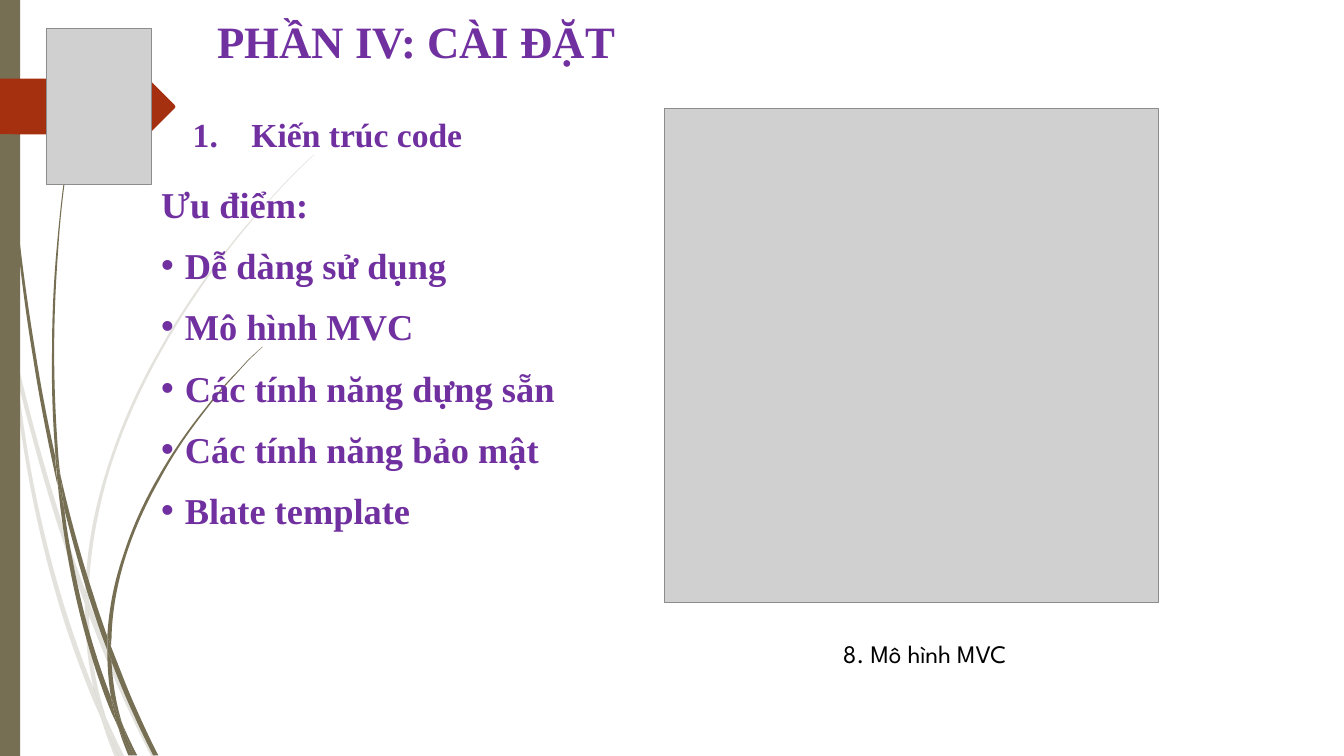
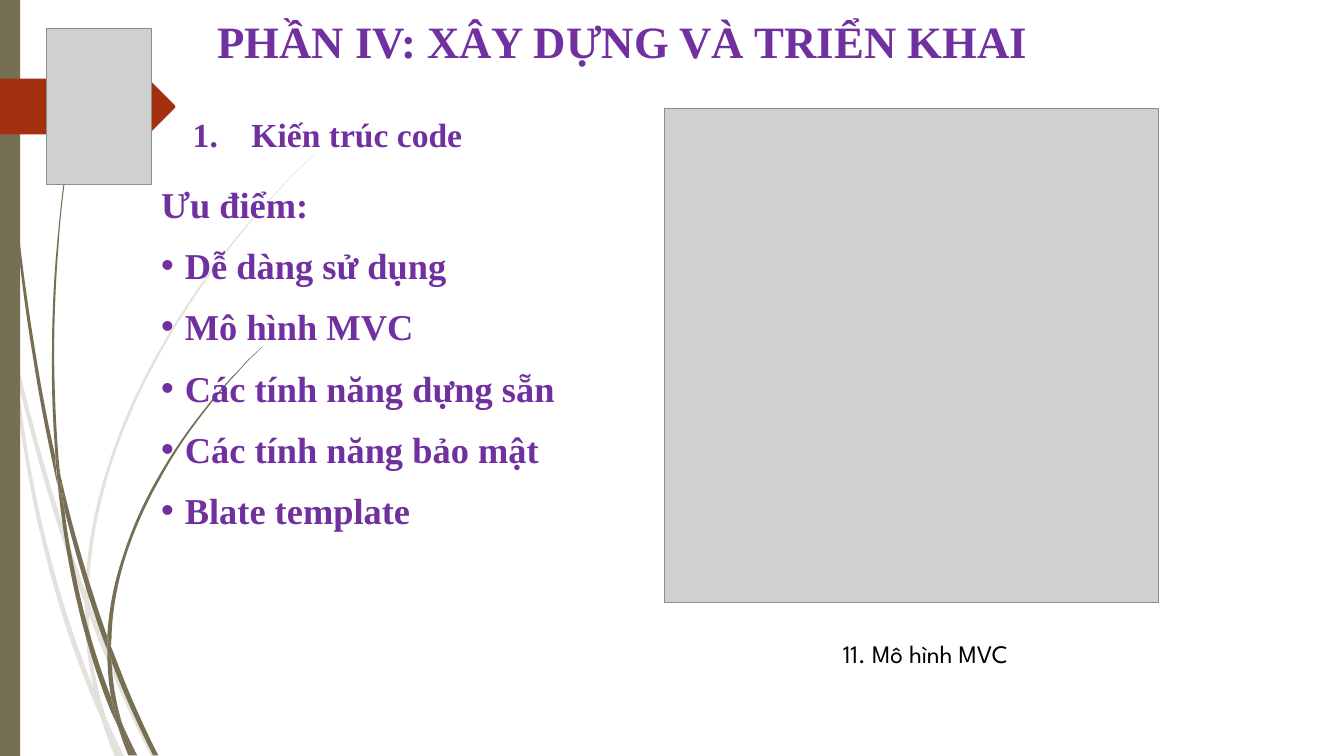
Before and after one commit to thanhgonzalo/datn, a slide deck: slide 12 of Slide.ppt (slide 10 before the commit). Drawn at 1344x756 pixels with LibreOffice and Linux fonts; fonts in the diff are those of the drawing; grey boxes stand for pictures; background and template pictures are left out. Boxes give left, top, right and bottom in pixels: in the first picture for what was removed or moved away, otherwise in the second. Text is boxed around its words. In the diff, an @@ line names an element or a change of style, - is before the commit and + after.

```diff
--- a/Slide.ppt
+++ b/Slide.ppt
@@ text at <box>217,23,1028,67</box>: text changed @@
-PHẦN IV: CÀI ĐẶT
+PHẦN IV: XÂY DỰNG VÀ TRIỂN KHAI
@@ text at <box>843,645,1008,664</box>: text changed @@
-8. Mô hình MVC
+11. Mô hình MVC
```
Also in this commit, not shown: 8 other slides changed, 1 slide added, 1 slide removed.
